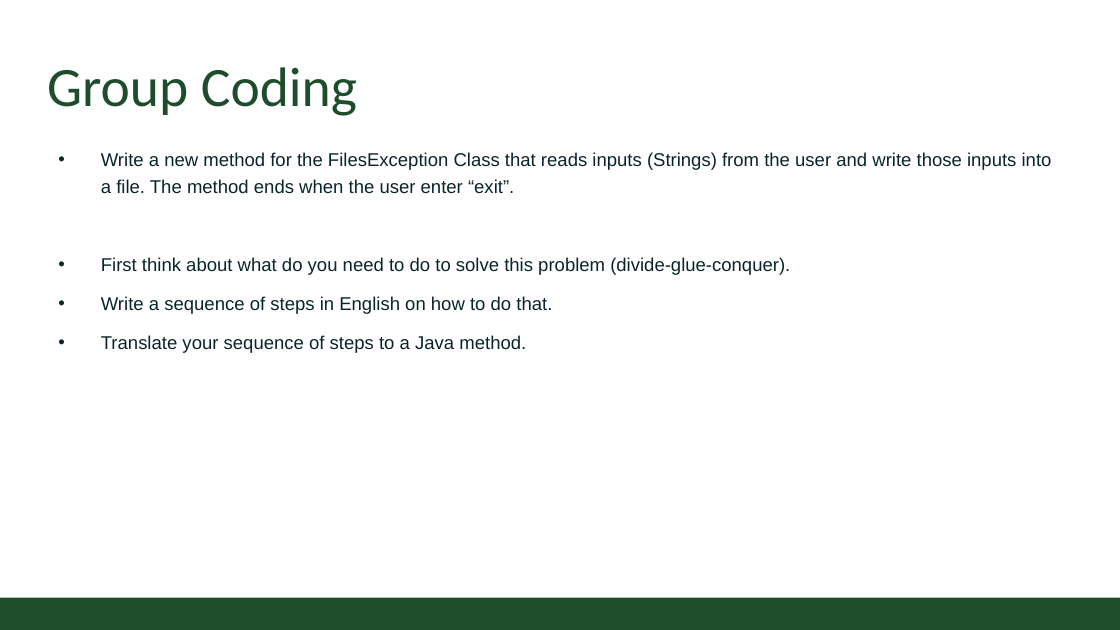
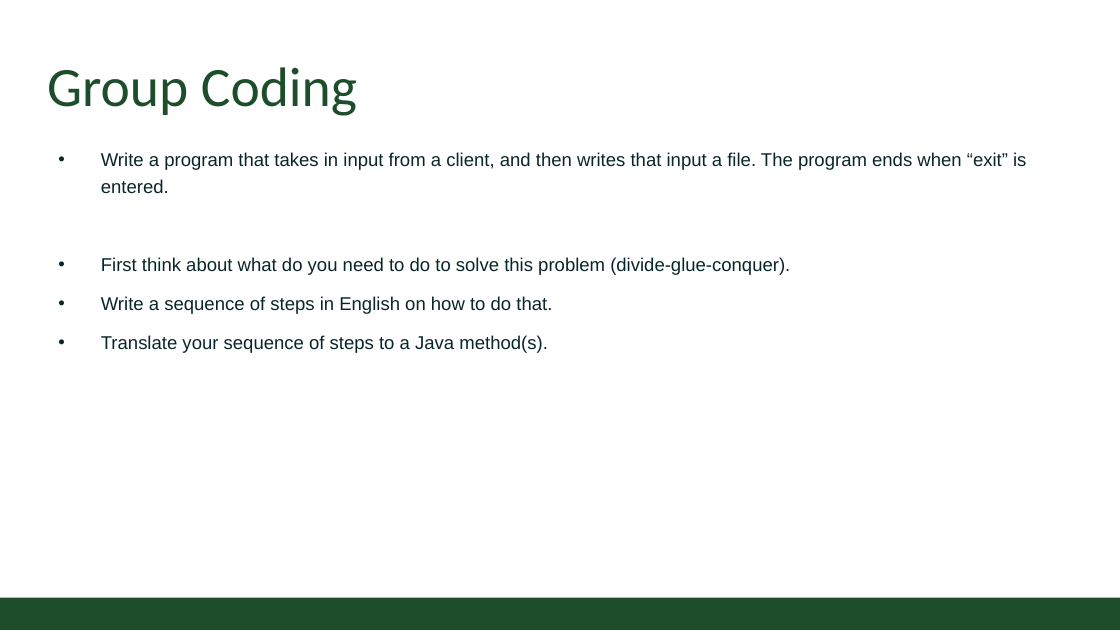
Before and after one commit to CSU-CompSci-CS163-4/Handouts, a slide deck: slide 9 of slides/On-Campus/09_02_Exceptions.pptx (slide 11 before the commit). Drawn at 1120x630 pixels with LibreOffice and Linux fonts; fonts in the diff are those of the drawing; background and template pictures are left out. Boxes give left, top, right and bottom in pixels: in the first picture for what was removed or moved away, otherwise in the second. Text is boxed around its words. In the diff, an @@ line names an element or a change of style, - is before the commit and + after.

```diff
--- a/slides/On-Campus/09_02_Exceptions.pptx
+++ b/slides/On-Campus/09_02_Exceptions.pptx
@@ text at [101,152,1026,194]: text changed @@
-• Write a new method for the FilesException Class that reads inputs (Strings) from the user and write those inputs into a file. The method ends when the user enter “exit”.
+• Write a program that takes in input from a client, and then writes that input a file. The program ends when “exit” is entered.
@@ text at [101,335,547,353]: text changed @@
-• Translate your sequence of steps to a Java method.
+• Translate your sequence of steps to a Java method(s).
```
Also in this commit, not shown: 1 other slide changed, 2 slides added, 2 other files.
